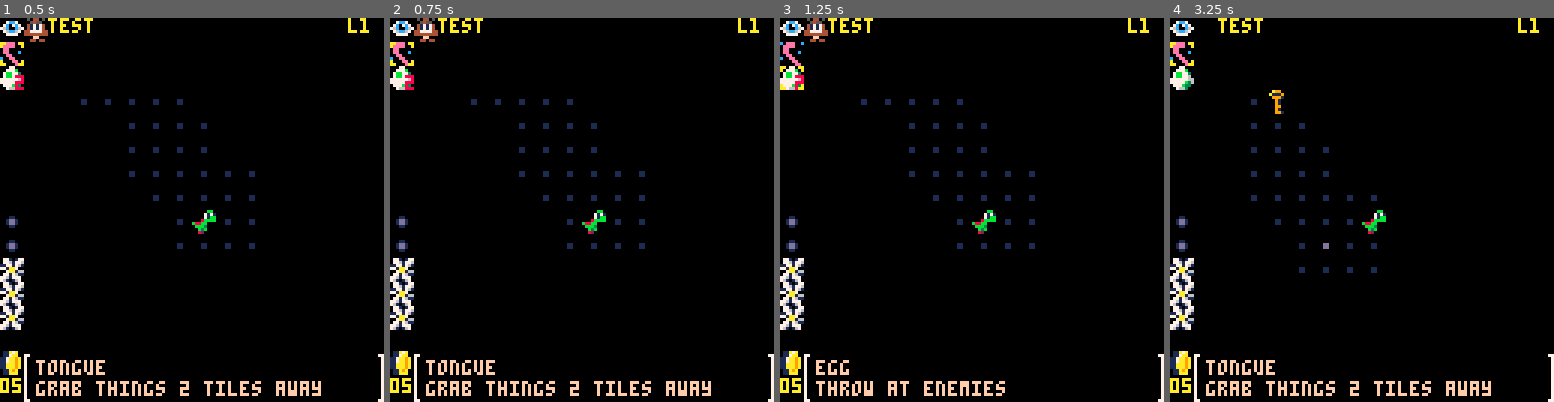
Above: before the commit, frames 1-4 (left to right).
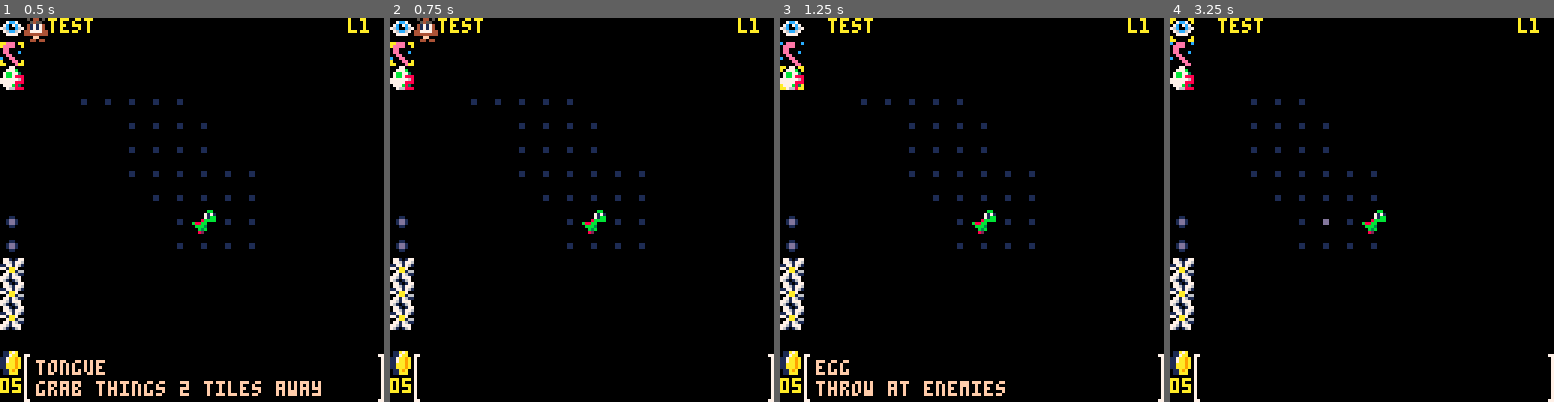
Above: after the commit, the same moments.

Repository: holson1/roshi
Game: PICO-8 cartridge build/rogue.p8
Same seed, same stepped clock (60 frames per second), same inputs: the game is played once before the commit and once after it.
Inputs:
- Up to frame 1 (0.5 s): tap X (X key) at 0.33 s
- Up to frame 2 (0.75 s): tap O (Z key) at 0.7 s
- Up to frame 3 (1.25 s): tap X (X key) at 1.07 s
- Up to frame 4 (3.25 s): hold Right 1.6-2.1 s; tap O (Z key) every 0.4 s from 1.7 to 2.9 s; tap X (X key) at 1.85, 2.97 s; hold Up 2.15-2.42 s; hold Right 2.47-3.03 s; hold Left from 3.08 s (still down)

Frame 1 is identical in both runs. In frame 2, 1.6% of the frame differs, in the area x 9-84%, y 89-99%; in frame 3, 0.3%; in frame 4, 2.2%, in the area x 0-84%, y 0-99%.

Commit message:
refactored input to controller

Diff:
--- a/build/rogue.p8
+++ b/build/rogue.p8
@@ -49,32 +48,30 @@
             return nil
         end,
 
+        use_selected_item = function(self)
+            local this_item = self.items[self.selected_item]
+
+            sfx(this_item.sfx)
+            this_item.use(this_item)
+
+            -- catch error w/ using last item
+            if (self.selected_item > #self.items) then
+                self.selected_item = #self.items
+            end
+        end,
+
+        rotate_selected_item = function(self)
+            self.selected_item = (self.selected_item + 1) % #self.items
+            if (self.selected_item == 0) then
+                self.selected_item = #self.items
+            end
+
+            self:set_msg(self.items[self.selected_item]['name'],self.items[self.selected_item]['desc'])
+        end,
+
         update = function(self)
             if (t%8 == 0) then
                 self.spri = (self.spri + 1) % 2
-            end
-
-            -- USE ITEM (Z)
-            if (btnp(4)) then
-                local this_item = self.items[self.selected_item]
-
-                sfx(this_item.sfx)
-                this_item.use(this_item)
-
-                -- catch error w/ using last item
-                if (self.selected_item > #self.items) then
-                    self.selected_item = #self.items
-                end
-            end
-
-            -- ROTATE ITEM (X)
-            if (btnp(5)) then
-                self.selected_item = (self.selected_item + 1) % #self.items
-                if (self.selected_item == 0) then
-                    self.selected_item = #self.items
-                end
-
-                self:set_msg(self.items[self.selected_item]['name'],self.items[self.selected_item]['desc'])
             end
         end,
 
@@ -318,6 +315,54 @@
     end
 end
 -->8
+--src/controller.lua
+-- game controller
+
+function handle_input()
+    local did_move = true
+    local did_act = true
+
+    if (btnp(0)) then
+        -- LEFT
+        char:update_position(char.y, char.x - 1)
+        char.flip = true
+    elseif (btnp(1)) then
+        -- RIGHT
+        char:update_position(char.y, char.x + 1)
+        char.flip = false
+    elseif (btnp(2)) then
+        -- UP
+        char:update_position(char.y - 1, char.x)
+    elseif (btnp(3)) then
+        -- DOWN
+        char:update_position(char.y + 1, char.x)
+    else
+        did_move = false
+
+        if (btnp(4)) then
+            -- USE ITEM (Z)
+            hud:use_selected_item()
+        elseif (btnp(5)) then
+            -- ROTATE ITEM (X)
+            hud:rotate_selected_item()
+            did_act = false
+        else
+            did_act = false
+            -- no button pressed
+        end
+    end
+
+    if (did_move) then
+        char.idle_counter = 0
+        char.state = 'walk'
+    end
+
+    if (did_act) then
+        char.action_taken = true
+        hud:clear_msg()
+    end
+end
+-->8
 --src/main.lua
 -- rogue
 
@@ -352,6 +397,7 @@
     t=(t+1)%128
 
     if (state == 'p_turn') then
+        handle_input()
         char:turn()
         if (char.action_taken) then
             state = 'p_anim'
@@ -798,6 +844,7 @@
             return self.animations[self.state]
         end,
         collide=collide,
+        update_position=update_position,
         turn=char_turn,
         update=update_char,
 
@@ -839,7 +886,6 @@
 end
 
 function char_turn(_char)
-    handle_input(_char)
     check_space(_char)
 end
 
@@ -868,49 +914,6 @@
         _char.spri = (_char.spri + 1) % 32
         set_spr(_char)
     end
-end
-
-function handle_input(_char)
-    if (btnp(0) or btnp(1) or btnp(2) or btnp(3)) then
-        _char.idle_counter = 0
-        _char.state = 'walk'
-        _char.action_taken = true
-        hud:clear_msg()
-    end
-
-    local _x
-    local _y
-
-    if (btnp(0)) then
-        _x = _char.x - 1
-        _y = _char.y
-
-        update_position(_char, _y, _x)
-        _char.flip = true
-    end
-
-    if (btnp(1)) then
-        _x = _char.x + 1
-        _y = _char.y
-
-        update_position(_char, _y, _x)
-        _char.flip = false
-    end
-
-    if (btnp(2)) then
-        _x = _char.x
-        _y = _char.y - 1
-
-        update_position(_char, _y, _x)
-    end
-
-    if (btnp(3)) then
-        _x = _char.x
-        _y = _char.y + 1
-
-        update_position(_char, _y, _x)
-    end
-
 end
 
 function update_position(_char, _y, _x)
@@ -1192,13 +1195,13 @@
 000ff000000ff000000ff0000001100000011000001111100011111000111110001111106d0660d66d0110d60000000000000000000000000000000000000000
 00440440044044000440440000220220022022000001110000010100000101000001110000000000000660000000000000000000000000000000000000000000
 00000000000000000000000000000000000000000000000000000000000000000000000000000000000000000000000000000000000000000000000000000000
-00000000000000000000000000000000000000000000000000000000000000000000000000000000000000000000000000000000000000000000000000000000
-00000000000000000000000000000000000000000000000000000000000000000000000000000000000000000000000000000000000000000000000000000000
-00000000000000000000000000000000000000000000000000000000000000000000000000000000000000000000000000000000000000000000000000000000
-00000000000000000000000000000000000000000000000000000000000000000000000000000000000000000000000000000000000000000000000000000000
-00000000000000000000000000000000000000000000000000000000000000000000000000000000000000000000000000000000000000000000000000000000
-00000000000000000000000000000000000000000000000000000000000000000000000000000000000000000000000000000000000000000000000000000000
-00000000000000000000000000000000000000000000000000000000000000000000000000000000000000000000000000000000000000000000000000000000
+7970b300000000000000000000000000000000000000000000000000000000000000000000000000000000000000000000000000000000000000000000000000
+090b33307970b3000000000000000000000000000000000000000000000000000000000000000000000000000000000000000000000000000000000000000000
+a9933333090b33300000000000000000000000000000000000000000000000000000000000000000000000000000000000000000000000000000000000000000
+99933336a99333330000000000000000000000000000000000000000000000000000000000000000000000000000000000000000000000000000000000000000
+00973360999333360000000000000000000000000000000000000000000000000000000000000000000000000000000000000000000000000000000000000000
+00097790009733600000000000000000000000000000000000000000000000000000000000000000000000000000000000000000000000000000000000000000
+00990090009977900000000000000000000000000000000000000000000000000000000000000000000000000000000000000000000000000000000000000000
 00000000000000000000000000000000000000000000000000000000000000000000000000000000000000000000000000000000000000000000000000000000
 00000000000000000000000000000000000000000000000000000000000000000000000000000000000000000000000000000000000000000000000000000000
 00000000000000000000000000000000000000000000000000000000000000000000000000000000000000000000000000000000000000000000000000000000
--- a/src/char.lua
+++ b/src/char.lua
@@ -28,6 +28,7 @@
             return self.animations[self.state]
         end,
         collide=collide,
+        update_position=update_position,
         turn=char_turn,
         update=update_char,
 
@@ -69,7 +70,6 @@
 end
 
 function char_turn(_char)
-    handle_input(_char)
     check_space(_char)
 end
 
@@ -98,49 +98,6 @@
         _char.spri = (_char.spri + 1) % 32
         set_spr(_char)
     end
-end
-
-function handle_input(_char)
-    if (btnp(0) or btnp(1) or btnp(2) or btnp(3)) then
-        _char.idle_counter = 0
-        _char.state = 'walk'
-        _char.action_taken = true
-        hud:clear_msg()
-    end
-
-    local _x
-    local _y
-
-    if (btnp(0)) then
-        _x = _char.x - 1
-        _y = _char.y
-
-        update_position(_char, _y, _x)
-        _char.flip = true
-    end
-
-    if (btnp(1)) then
-        _x = _char.x + 1
-        _y = _char.y
-
-        update_position(_char, _y, _x)
-        _char.flip = false
-    end
-
-    if (btnp(2)) then
-        _x = _char.x
-        _y = _char.y - 1
-
-        update_position(_char, _y, _x)
-    end
-
-    if (btnp(3)) then
-        _x = _char.x
-        _y = _char.y + 1
-
-        update_position(_char, _y, _x)
-    end
-
 end
 
 function update_position(_char, _y, _x)
--- /dev/null
+++ b/src/controller.lua
@@ -0,0 +1,46 @@
+-- game controller
+
+function handle_input()
+    local did_move = true
+    local did_act = true
+
+    if (btnp(0)) then
+        -- LEFT
+        char:update_position(char.y, char.x - 1)
+        char.flip = true
+    elseif (btnp(1)) then
+        -- RIGHT
+        char:update_position(char.y, char.x + 1)
+        char.flip = false
+    elseif (btnp(2)) then
+        -- UP
+        char:update_position(char.y - 1, char.x)
+    elseif (btnp(3)) then
+        -- DOWN
+        char:update_position(char.y + 1, char.x)
+    else
+        did_move = false
+
+        if (btnp(4)) then
+            -- USE ITEM (Z)
+            hud:use_selected_item()
+        elseif (btnp(5)) then
+            -- ROTATE ITEM (X)
+            hud:rotate_selected_item()
+            did_act = false
+        else
+            did_act = false
+            -- no button pressed
+        end
+    end
+
+    if (did_move) then
+        char.idle_counter = 0
+        char.state = 'walk'
+    end
+
+    if (did_act) then
+        char.action_taken = true
+        hud:clear_msg()
+    end
+end
--- a/src/hud.lua
+++ b/src/hud.lua
@@ -2,7 +2,6 @@
 
 function init_hud()
     local hud = {
-
         items={inspect, tongue, egg},
         selected_item=1,
         msg1="welcome to roshi's dungeon",
@@ -45,32 +44,30 @@
             return nil
         end,
 
+        use_selected_item = function(self)
+            local this_item = self.items[self.selected_item]
+
+            sfx(this_item.sfx)
+            this_item.use(this_item)
+
+            -- catch error w/ using last item
+            if (self.selected_item > #self.items) then
+                self.selected_item = #self.items
+            end
+        end,
+
+        rotate_selected_item = function(self)
+            self.selected_item = (self.selected_item + 1) % #self.items
+            if (self.selected_item == 0) then
+                self.selected_item = #self.items
+            end
+
+            self:set_msg(self.items[self.selected_item]['name'],self.items[self.selected_item]['desc'])
+        end,
+
         update = function(self)
             if (t%8 == 0) then
                 self.spri = (self.spri + 1) % 2
-            end
-
-            -- USE ITEM (Z)
-            if (btnp(4)) then
-                local this_item = self.items[self.selected_item]
-
-                sfx(this_item.sfx)
-                this_item.use(this_item)
-
-                -- catch error w/ using last item
-                if (self.selected_item > #self.items) then
-                    self.selected_item = #self.items
-                end
-            end
-
-            -- ROTATE ITEM (X)
-            if (btnp(5)) then
-                self.selected_item = (self.selected_item + 1) % #self.items
-                if (self.selected_item == 0) then
-                    self.selected_item = #self.items
-                end
-
-                self:set_msg(self.items[self.selected_item]['name'],self.items[self.selected_item]['desc'])
             end
         end,
 
--- a/src/main.lua
+++ b/src/main.lua
@@ -31,6 +31,7 @@
     t=(t+1)%128
 
     if (state == 'p_turn') then
+        handle_input()
         char:turn()
         if (char.action_taken) then
             state = 'p_anim'
